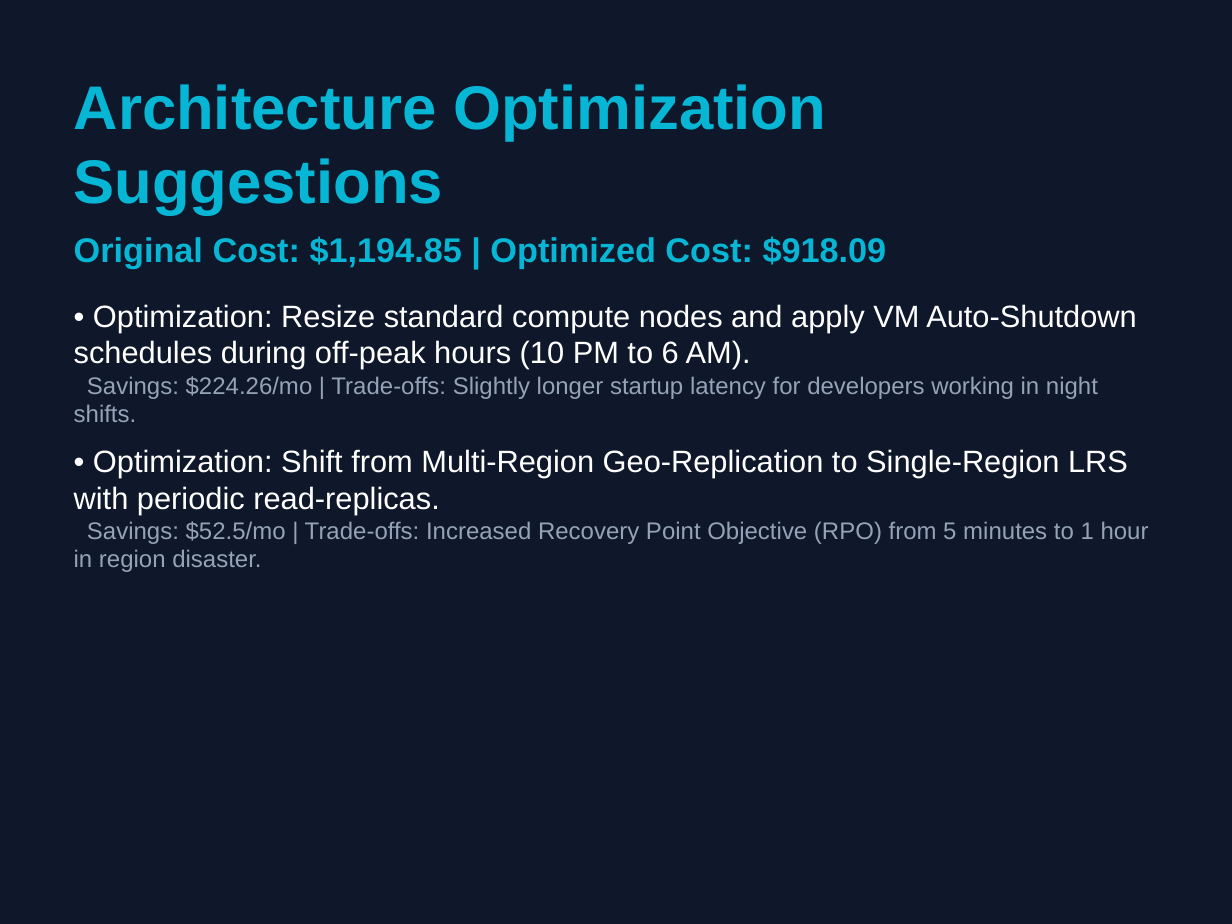
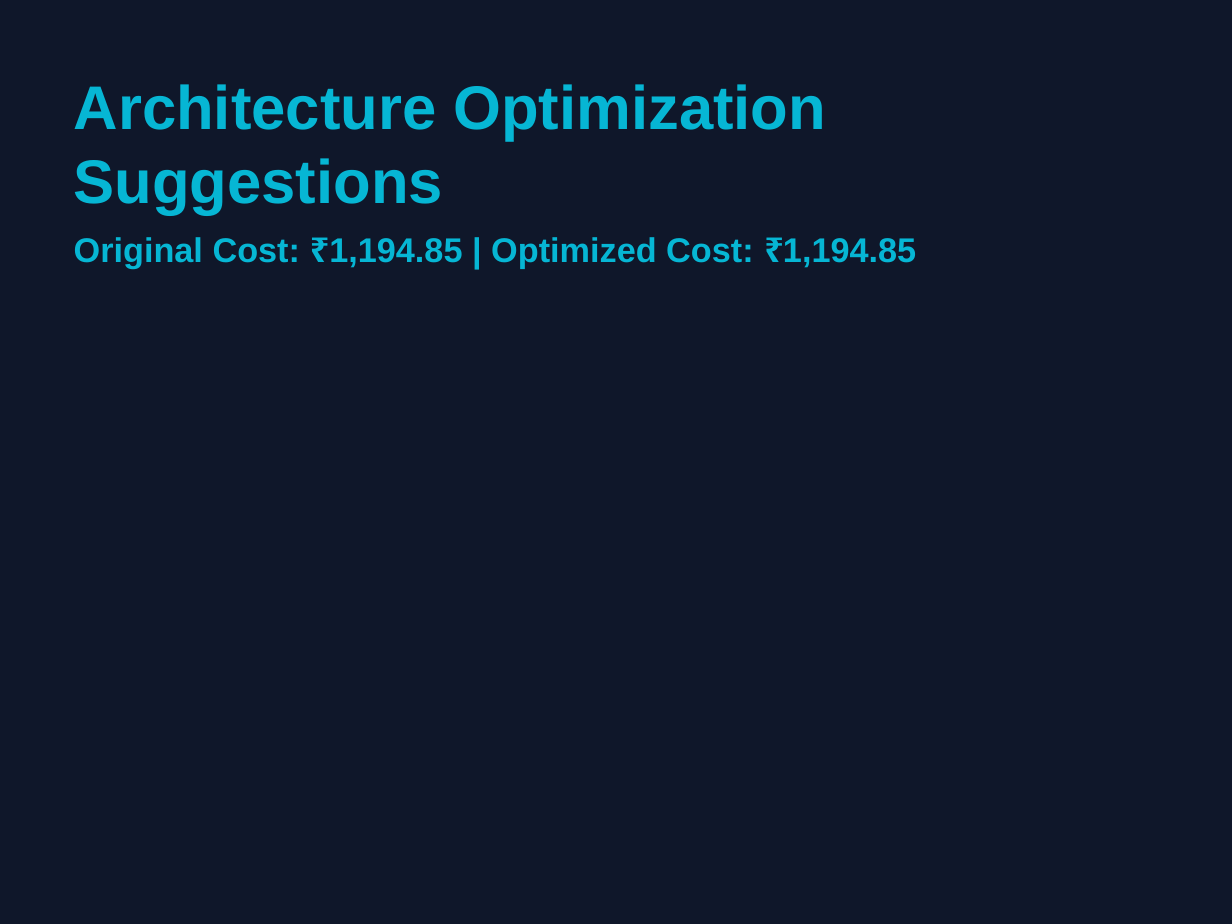
Before and after one commit to ParthDoomra/SalesPilot, a slide deck: slide 6 of backend/app/static/exports/proposal_463f8c4b-cb83-4670-b310-10c6c9a8ab44.pptx. Drawn at 1232x924 pixels with LibreOffice and Linux fonts; fonts in the diff are those of the drawing. Boxes give left, top, right and bottom in pixels: in the first picture for what was removed or moved away, otherwise in the second. Text is boxed around its words. In the diff, an @@ line names an element or a change of style, - is before the commit and + after.

```diff
--- a/backend/app/static/exports/proposal_463f8c4b-cb83-4670-b310-10c6c9a8ab44.pptx
+++ b/backend/app/static/exports/proposal_463f8c4b-cb83-4670-b310-10c6c9a8ab44.pptx
@@ text at (74, 237, 916, 268): text changed; size 18 to 20 pt; text colour #FFFFFF to #06B6D4; bold on @@
-Original Cost: $1,194.85 | Optimized Cost: $918.09
-• Optimization: Resize standard compute nodes and apply VM Auto-Shutdown schedules during off-peak hours (10 PM to 6 AM).
-Savings: $224.26/mo | Trade-offs: Slightly longer startup latency for developers working in night shifts.
-• Optimization: Shift from Multi-Region Geo-Replication to Single-Region LRS with periodic read-replicas.
-Savings: $52.5/mo | Trade-offs: Increased Recovery Point Objective (RPO) from 5 minutes to 1 hour in region disaster.
+Original Cost: ₹1,194.85 | Optimized Cost: ₹1,194.85
```
Also in this commit, not shown: 1 other slide changed, 11 other files.
